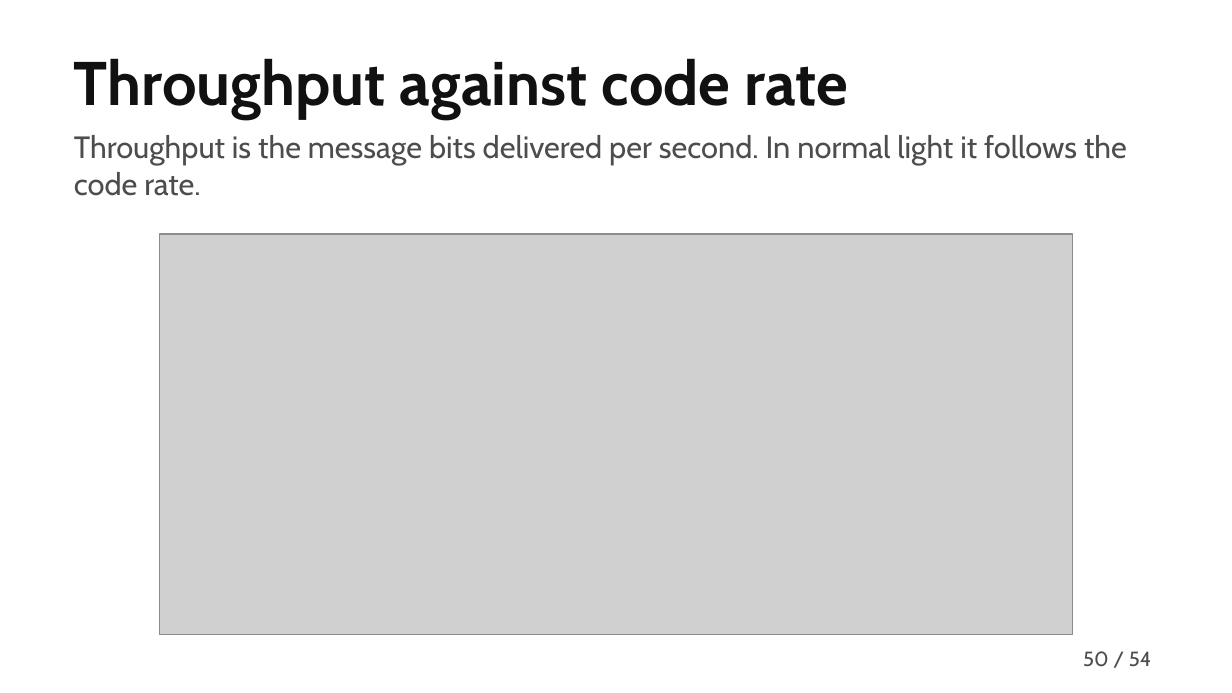
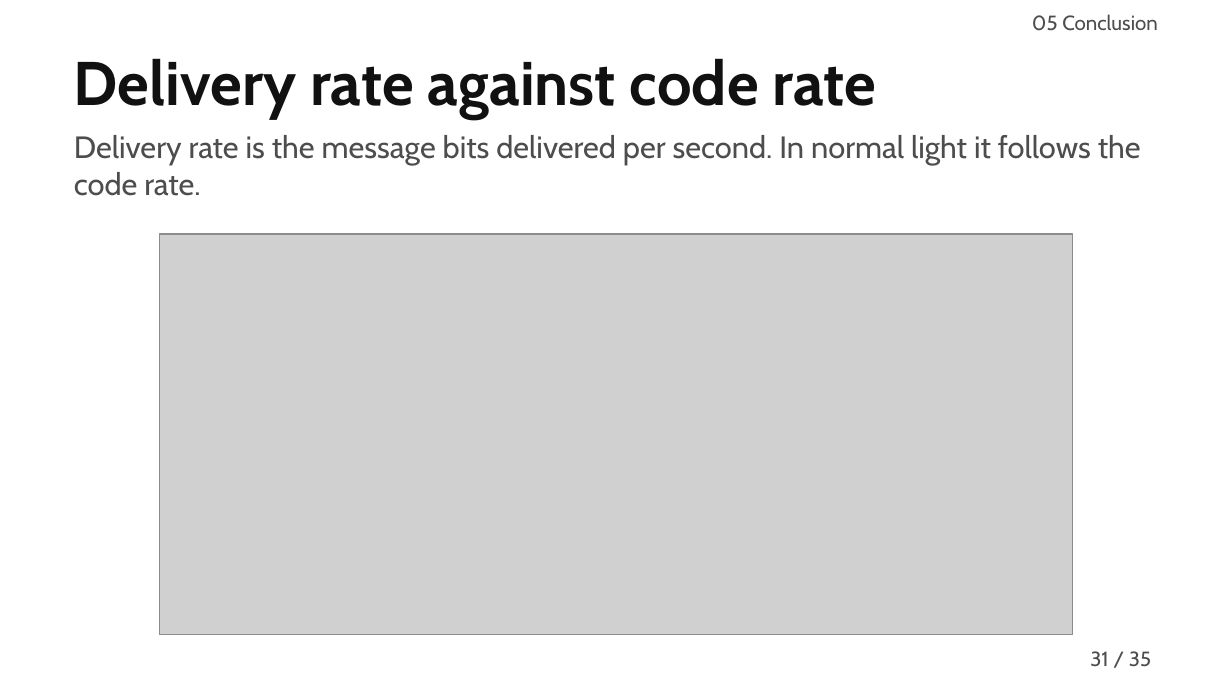
Before and after one commit to MuhammadMaazA/SamplingCW, a slide deck: slide 31 of presentation/gridlink-presentation.pptx (slide 50 before the commit). Drawn at 1232x693 pixels with LibreOffice and Linux fonts; fonts in the diff are those of the drawing; grey boxes stand for pictures. Boxes give left, top, right and bottom in pixels: in the first picture for what was removed or moved away, otherwise in the second. Text is boxed around its words. In the diff, an @@ line names an element or a change of style, - is before the commit and + after.

```diff
--- a/presentation/gridlink-presentation.pptx
+++ b/presentation/gridlink-presentation.pptx
@@ text added at (1032,14,1158,31), 12 pt, text #4D4D4D @@
+05 Conclusion
@@ title at (74,58,877,119): text changed @@
-Throughput against code rate
+Delivery rate against code rate
@@ text at (74,135,1141,196): text changed @@
-Throughput is the message bits delivered per second. In normal light it follows the code rate.
+Delivery rate is the message bits delivered per second. In normal light it follows the code rate.
@@ page number at (1090,651,1108,666): text changed @@
-50
+31
@@ text at (1129,651,1151,667): text changed @@
-/ 54
+/ 35
```
Also in this commit, not shown: 31 other slides changed, 1 slide added, 20 slides removed, 20 other files.
